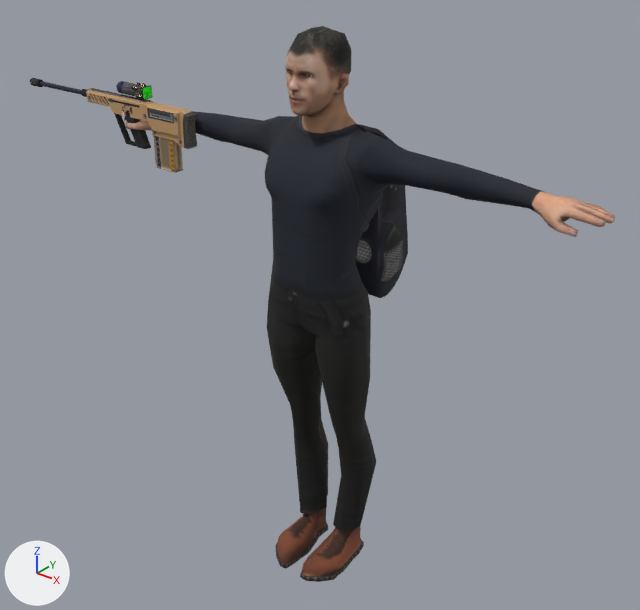
An edit to the COLLADA model objects3d/asset.DAE, drawn before and after from the same camera.
Rendered twice from a 50 mm camera at (24.4, -30.3, 34.3) aimed at (-1.8, 2.4, 14.0). The lights are fixed; the arrows at lower left show +X, +Y and +Z. Where no turn or scale is listed for an object, it has been applied to the vertices.

In view in the first picture: 'Eye1', 'Gun', 'Head', 'LowArm1', 'LowArm2', 'LowLeg1', 'LowLeg2', 'Torso', 'UpArm1', 'UpArm2', 'UpLeg1', 'UpLeg2', 'backpack', 'center'.
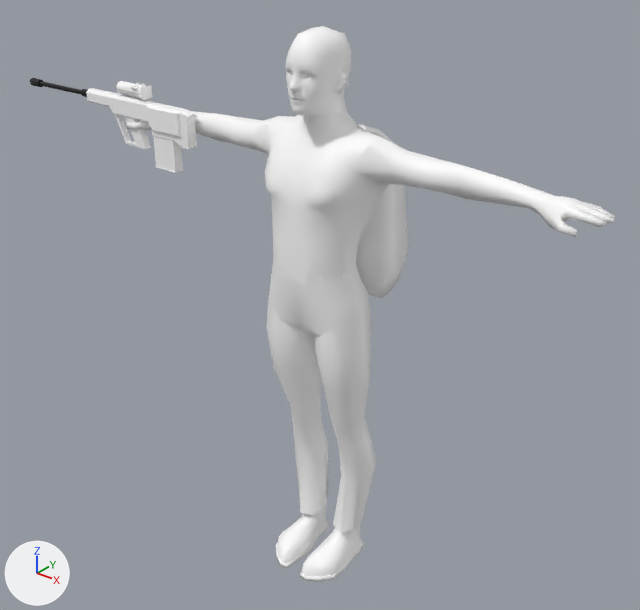
Pixel boxes (x1, y1, x2, y2) of what changed, in the pictures (640 x 610 px):
'Torso', surface changed, recoloured (black to white): (264, 112, 390, 276) in both
'UpLeg2', surface changed, recoloured (black to grey): (315, 311, 371, 443) in both
'center', surface changed (black to grey): (268, 255, 371, 335) in both
'Head', surface changed, recoloured: (285, 26, 351, 118) in both
'Gun', surface changed, recoloured: (74, 81, 197, 173) in both
'LowLeg2', surface changed, recoloured: (300, 430, 376, 582) in both
'LowLeg1', surface changed, recoloured: (275, 416, 328, 569) in both
'backpack', surface changed, recoloured (black to grey): (356, 124, 408, 298) in both
'LowArm2', surface changed, recoloured: (458, 166, 615, 237) in both
'UpLeg1', surface changed, recoloured (black to grey): (267, 302, 322, 422) in both
'UpArm2', surface changed, recoloured (black to white): (369, 137, 465, 199) in both
'UpArm1', surface changed, recoloured (black to white): (210, 114, 278, 155) in both
'LowArm1', surface changed, recoloured: (126, 111, 219, 141) in both

The change, as a list of edits to the scene's bpy script:
```text
Change mat_02___default:
    where n0 = _N.new('ShaderNodeBsdfPrincipled'); n0.name = 'Principled BSDF'
    remove n0.inputs[2].default_value = 0.84  # 'Roughness'
    remove n2 = _N.new('ShaderNodeTexImage'); n2.name = 'Image Texture'
    remove n2.image = img_asset_diffuse_png
    add n3 = _N.new('ShaderNodeVertexColor'); n3.name = 'Color Attribute'
    add n3.layer_name = 'Col'
    remove _L.new(n2.outputs[0], n0.inputs[0])  # 'Color' to 'Base Color'
    add _L.new(n3.outputs[0], n0.inputs[0])  # 'Color' to 'Base Color'
Change me_upleg2mesh:
    where me_upleg2mesh.from_pydata(...)  # 60 vertices, 116 faces; spans x -1.32..1.32, y -1.59..1.59, z -7.21..0.93
    me_upleg2mesh part 1: vertex colours changed
Change me_lowleg2mesh:
    where me_lowleg2mesh.from_pydata(...)  # 153 vertices, 302 faces; spans x -1.08..1.08, y -2.99..1.45, z -8.2..0.31
    me_lowleg2mesh part 2: vertex colours changed
Change me_upleg1mesh:
    where me_upleg1mesh.from_pydata(...)  # 60 vertices, 116 faces; spans x -1.32..1.32, y -1.64..1.64, z -6.89..1.28
    me_upleg1mesh part 3: vertex colours changed
Change me_lowleg1mesh:
    where me_lowleg1mesh.from_pydata(...)  # 158 vertices, 312 faces; spans x -1.08..1.08, y -2.99..1.51, z -8.09..0.51
    me_lowleg1mesh part 4: vertex colours changed
Change me_torsomesh:
    where me_torsomesh.from_pydata(...)  # 242 vertices, 480 faces; spans x -3.22..3.22, y -1.99..1.99, z -0.29..6.89
    me_torsomesh part 5: vertex colours changed
Change me_uparm2mesh:
    where me_uparm2mesh.from_pydata(...)  # 66 vertices, 128 faces; spans x -0.35..4.65, y -1.04..1.04, z -1.28..0.86
    me_uparm2mesh part 6: vertex colours changed
Change me_lowarm2mesh:
    where me_lowarm2mesh.from_pydata(...)  # 148 vertices, 292 faces; spans x -0.55..6.34, y -1.43..0.72, z -0.73..0.73
    me_lowarm2mesh part 7: vertex colours changed
Change me_uparm1mesh:
    where me_uparm1mesh.from_pydata(...)  # 66 vertices, 128 faces; spans x -4.54..0.58, y -1.07..1.02, z -1.07..1.07
    me_uparm1mesh part 8: vertex colours changed
Change me_lowarm1mesh:
    where me_lowarm1mesh.from_pydata(...)  # 148 vertices, 292 faces; spans x -5.92..0.33, y -1.32..0.84, z -0.95..0.71
    me_lowarm1mesh part 9: vertex colours changed
Change me_gunmesh:
    where me_gunmesh.from_pydata(...)  # 1245 vertices, 2374 faces; spans x -8.7..4.46, y -0.41..0.41, z -2.09..2.12
    me_gunmesh part 10: vertex colours changed
Change me_headmesh:
    where me_headmesh.from_pydata(...)  # 488 vertices, 898 faces; spans x -1.37..1.37, y -2.1..1.43, z -0.79..3.31
    me_headmesh part 11: vertex colours changed
Change me_eye1mesh:
    where me_eye1mesh.from_pydata(...)  # 26 vertices, 40 faces; spans x -0.714..-0.274, y -0.273..-0.053, z 26.225..26.643
    me_eye1mesh part 12: vertex colours changed
Change me_eye2mesh:
    where me_eye2mesh.from_pydata(...)  # 26 vertices, 40 faces; spans x 0.274..0.714, y -0.273..-0.053, z 26.225..26.643
    me_eye2mesh part 13: vertex colours changed
Change me_backpackmesh:
    where me_backpackmesh.from_pydata(...)  # 130 vertices, 256 faces; spans x -2.09..2.09, y -0.13..3.79, z -8.94..0.28
    me_backpackmesh part 14: vertex colours changed
```
